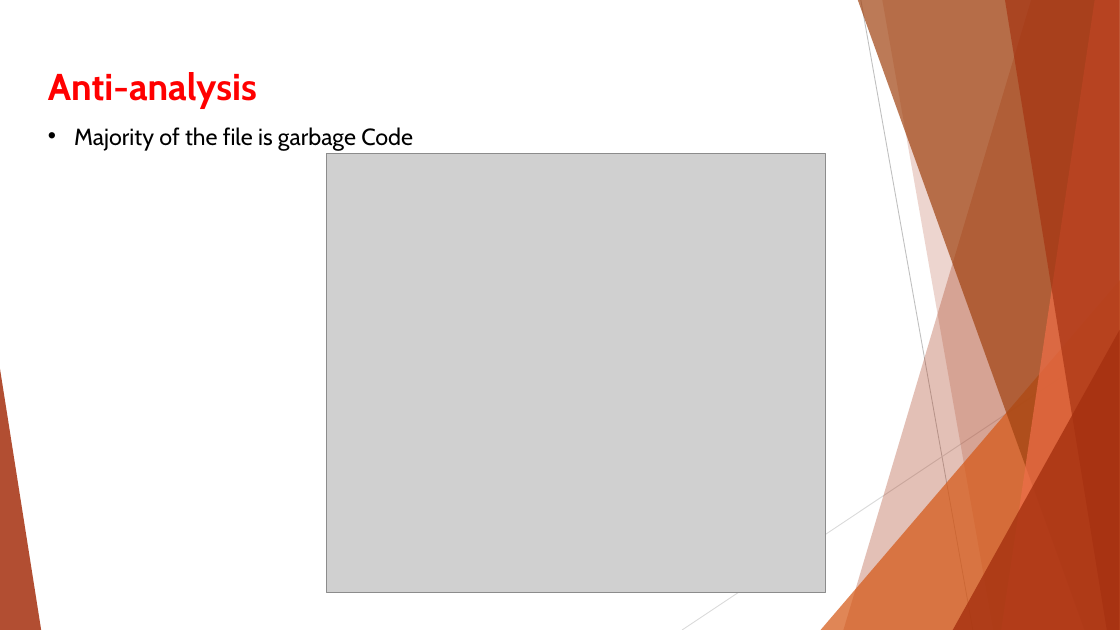
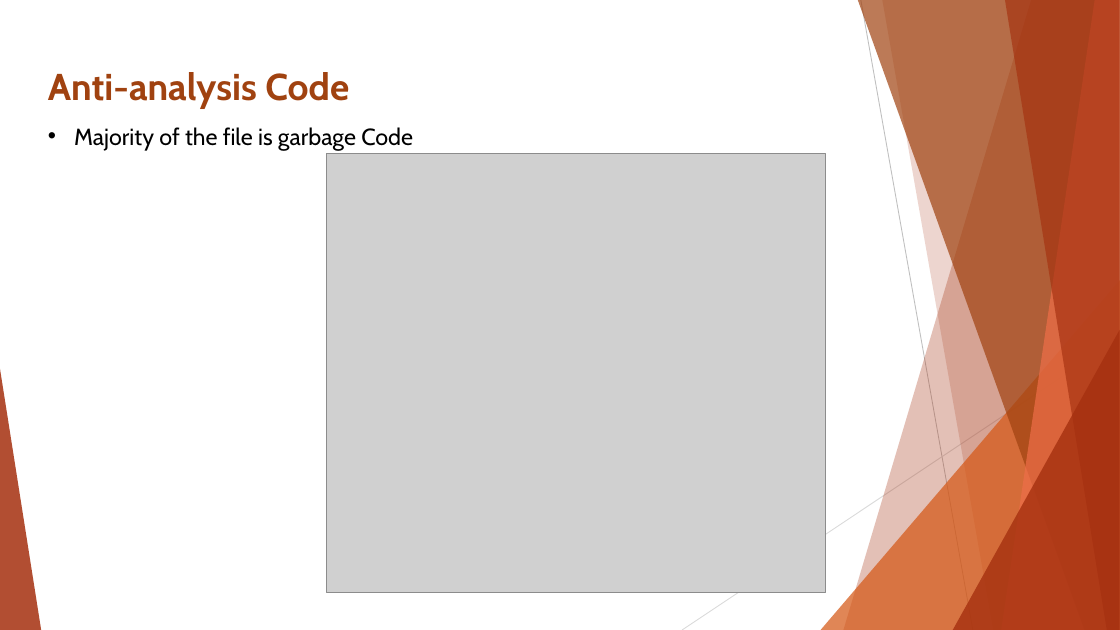
Before and after one commit to AlexMolodyh/CS363, a slide deck: slide 6 of Week10/presentation/Rombertik/Don’t mess with the Rombertik.pptx. Drawn at 1120x630 pixels with LibreOffice and Linux fonts; fonts in the diff are those of the drawing; grey boxes stand for pictures. Boxes give left, top, right and bottom in pixels: in the first picture for what was removed or moved away, otherwise in the second. Text is boxed around its words. In the diff, an @@ line names an element or a change of style, - is before the commit and + after.

```diff
--- a/Week10/presentation/Rombertik/Don’t mess with the Rombertik.pptx
+++ b/Week10/presentation/Rombertik/Don’t mess with the Rombertik.pptx
@@ text at box(48, 72, 349, 108): text changed; text colour #FF0000 to #A04210 @@
-Anti-analysis
+Anti-analysis Code
```
Also in this commit, not shown: 5 other slides changed, 1 slide added, 3 slides removed, 4 other files.
